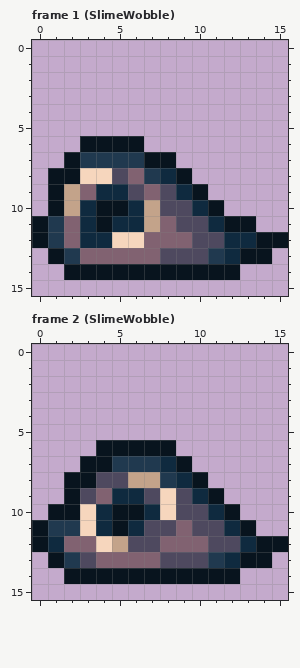
File history of a pixel-art file, Assets/Sprites/Character/Monster/Slime.aseprite. That is the earlier state.
16x16 pixels, 2 frames. Shown: frame 1 (SlimeWobble), frame 2 (SlimeWobble).
Now the later version:
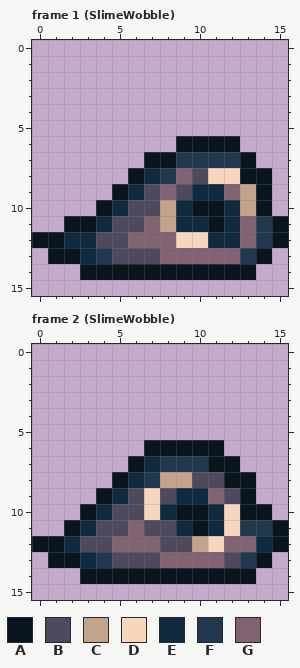
Palette (. is transparent): A #08141e  B #4e495f  C #c3a38a  D #f6d6bd  E #0f2a3f  F #20394f  G #816271
Commit: Fixed Slime Aseprite Removed tilemap and converted to normal layer
Difference:
Changed rows in their new state; - is an unchanged pixel.
Frame 1 (SlimeWobble):
first column x 0:
 6 ---....--AAAA---
 7 --.....--FFFFA--
 8 -.....AEFGBDDAA-
 9 -....AEBGBEEGCA-
10 -...-EBBCEA-ECA-
11 ..AAEBBGCEEAEGFA
12 -AE-BBG--DDE-GF-
13 --AEFBBBGGGGGF--
14 --.----------A--
Frame 2 (SlimeWobble):
first column x 0:
 6 ----...--AAA----
 7 ---...AEFFFAA---
 8 --...AEFCCBBAA--
 9 --..A-BDBE-GBA--
10 -..A-BBDEAA-DAA-
11 ..AEBBG--EAEDFFA
12 -AEBBGGGBBCDGGE-
13 --AEFBBBGGGGBF--
14 --.----------A--
Changed places in both pictures, as pixel boxes (x1, y1, x2, y2):
changed: (32, 136, 288, 280)
changed: (32, 440, 288, 584)
